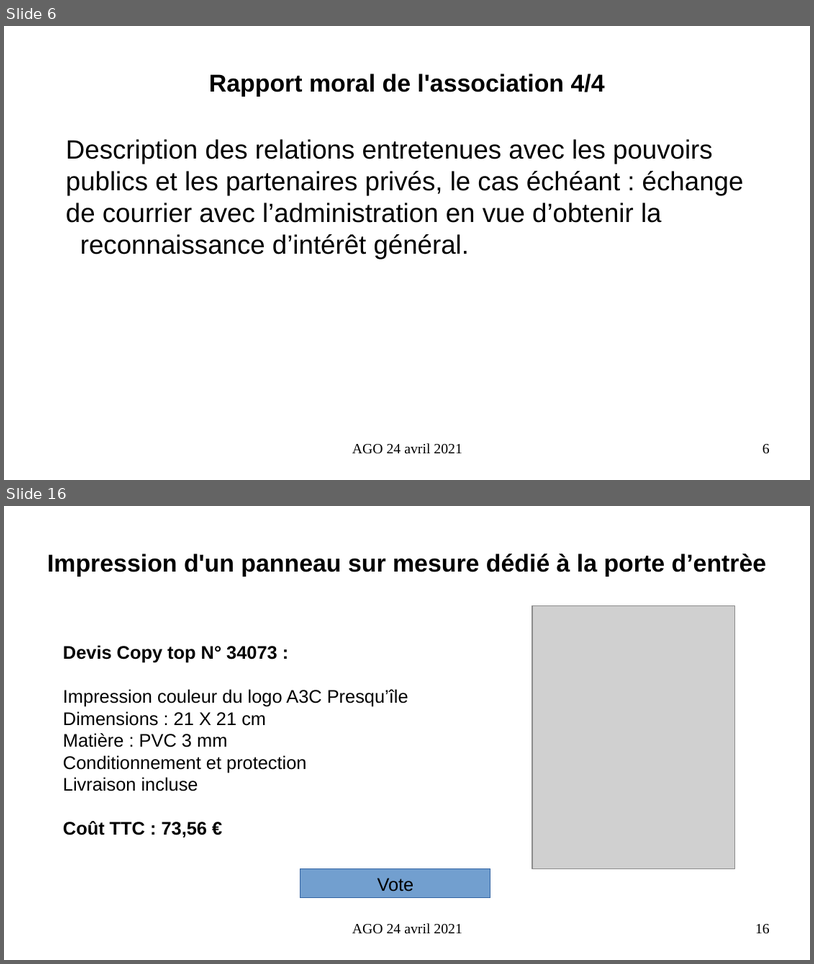
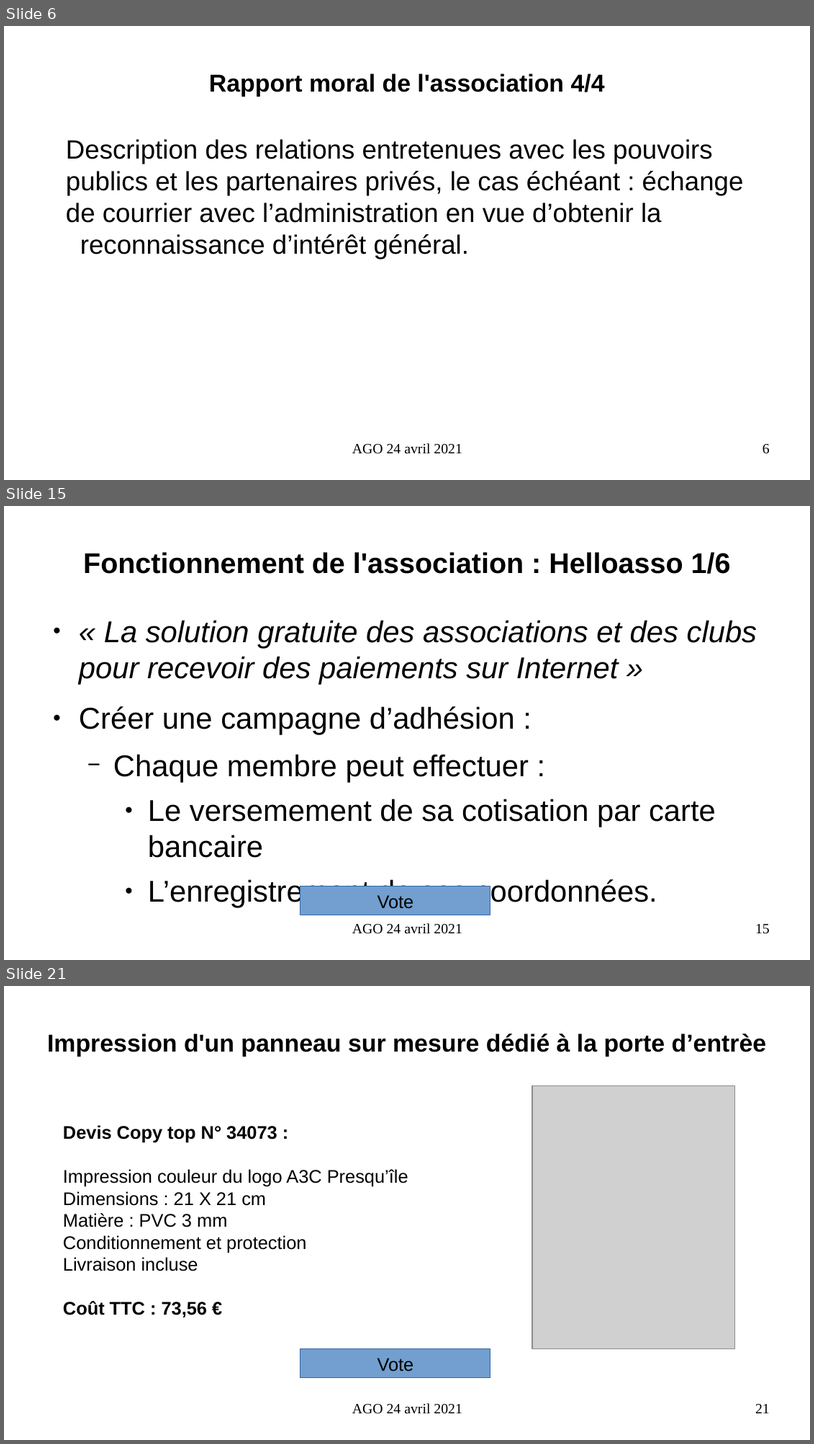
Before and after one commit to AIREL46/SCAO, a slide deck: association/2021/presentation-ago-24-avril-2021.odp. Shown one above the other, each under a label of ours: slides 6 and 16 before the commit, slides 6, 15 and 21 after it; the slides between them are not shown. The pictures are 814x964 and 814x1444 pixels, drawn with LibreOffice and Linux fonts; fonts in the diff are those of the drawing; grey boxes stand for pictures. Boxes give left, top, right and bottom in pixels: in the first picture for what was removed or moved away, otherwise in the second. Text is boxed around its words. In the diff, an @@ line names an element or a change of style, - is before the commit and + after.

```diff
--- a/association/2021/presentation-ago-24-avril-2021.odp
+++ b/association/2021/presentation-ago-24-avril-2021.odp
@@ slide 15 added at (x1=4, y1=506, x2=810, y2=960), background #FFFFFF @@
@@ title added at (x1=83, y1=552, x2=731, y2=574), 28 pt, text #000000, bold @@
+Fonctionnement de l'association : Helloasso 1/6
@@ text added at (x1=79, y1=620, x2=757, y2=908), 29.6 pt, text #000000 @@
+● « La solution gratuite des associations et des clubs pour recevoir des paiements sur Internet »
+● Créer une campagne d’adhésion :
+  − Chaque membre peut effectuer :
+    ● Le versemement de sa cotisation par carte bancaire
+    ● L’enregistrement de ses coordonnées.
@@ rectangle added at (x1=301, y1=886, x2=491, y2=915), fill #729FCF, outline #3465A4 0 pt, 18 pt, text #000000 @@
+Vote
@@ text added at (x1=352, y1=923, x2=463, y2=934), 14 pt, text #000000 @@
+AGO 24 avril 2021
@@ page number added at (x1=756, y1=924, x2=770, y2=934), 14 pt, text #000000 @@
+15
@@ what was slide 16 is now slide 21 @@
@@ page number at (x1=756, y1=1404, x2=770, y2=1413): text changed @@
-16
+21
```
Also in this commit, not shown: 13 slides changed, 4 other slides added, 8 other files.
